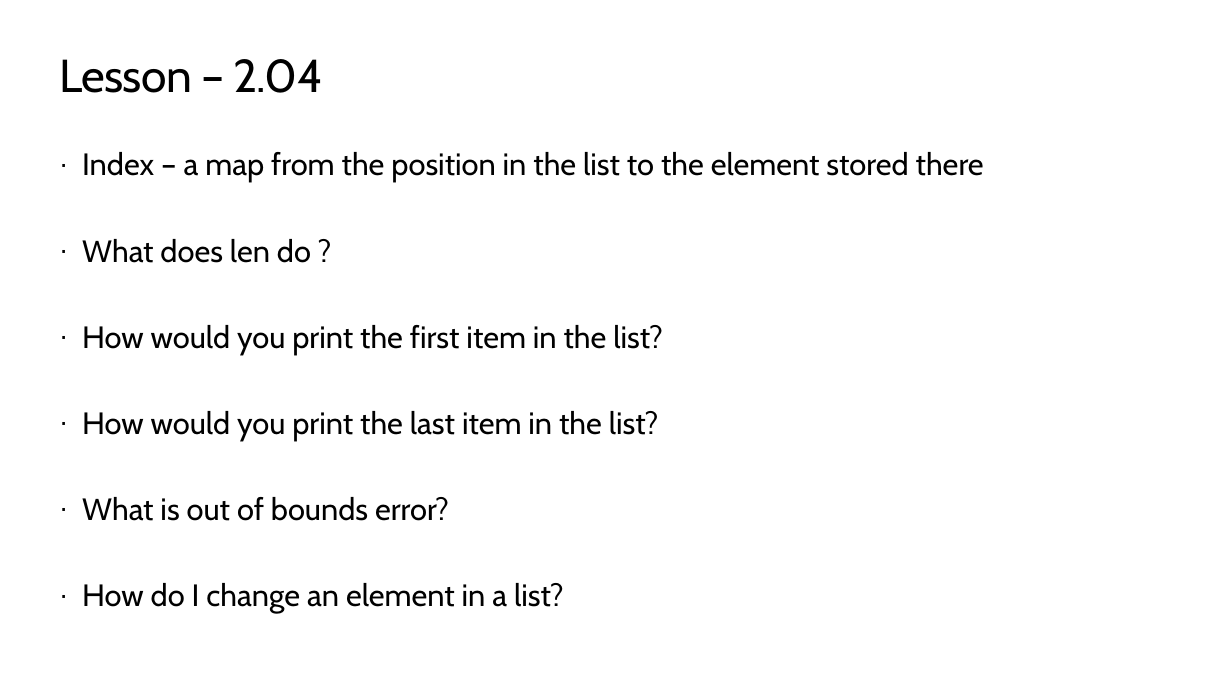
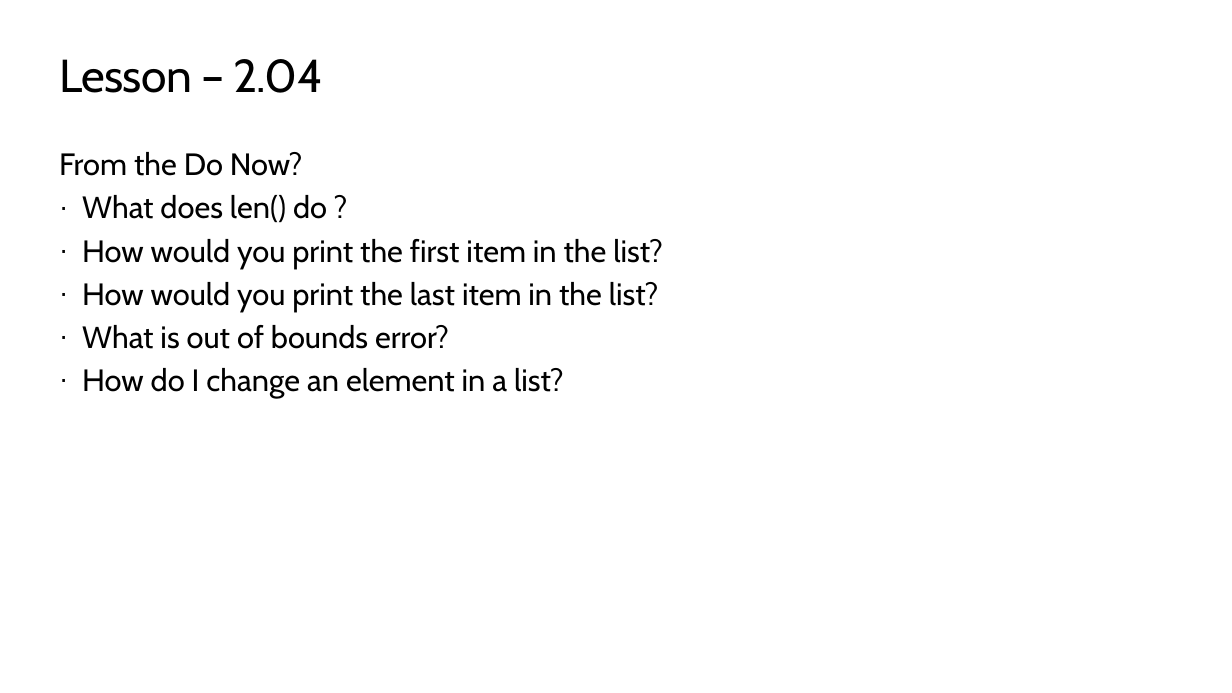
Before and after one commit to TEALSK12/2nd-semester-introduction-to-computer-science, a slide deck: slide 7 of docs/units/2_unit/slidedecks/Intro Python 2.04 TEALS.pptx (slide 6 before the commit). Drawn at 1232x693 pixels with LibreOffice and Linux fonts; fonts in the diff are those of the drawing; background and template pictures are left out. Boxes give left, top, right and bottom in pixels: in the first picture for what was removed or moved away, otherwise in the second. Text is boxed around its words. In the diff, an @@ line names an element or a change of style, - is before the commit and + after.

```diff
--- a/docs/units/2_unit/slidedecks/Intro Python 2.04 TEALS.pptx
+++ b/docs/units/2_unit/slidedecks/Intro Python 2.04 TEALS.pptx
@@ text at box(59, 152, 327, 223): text changed @@
-· Index – a map from the position in the list to the element stored there
-· What does len do ?
+From the Do Now?
+· What does len() do ?
```
Also in this commit, not shown: 7 other slides changed, 1 slide added, 1 other file.
